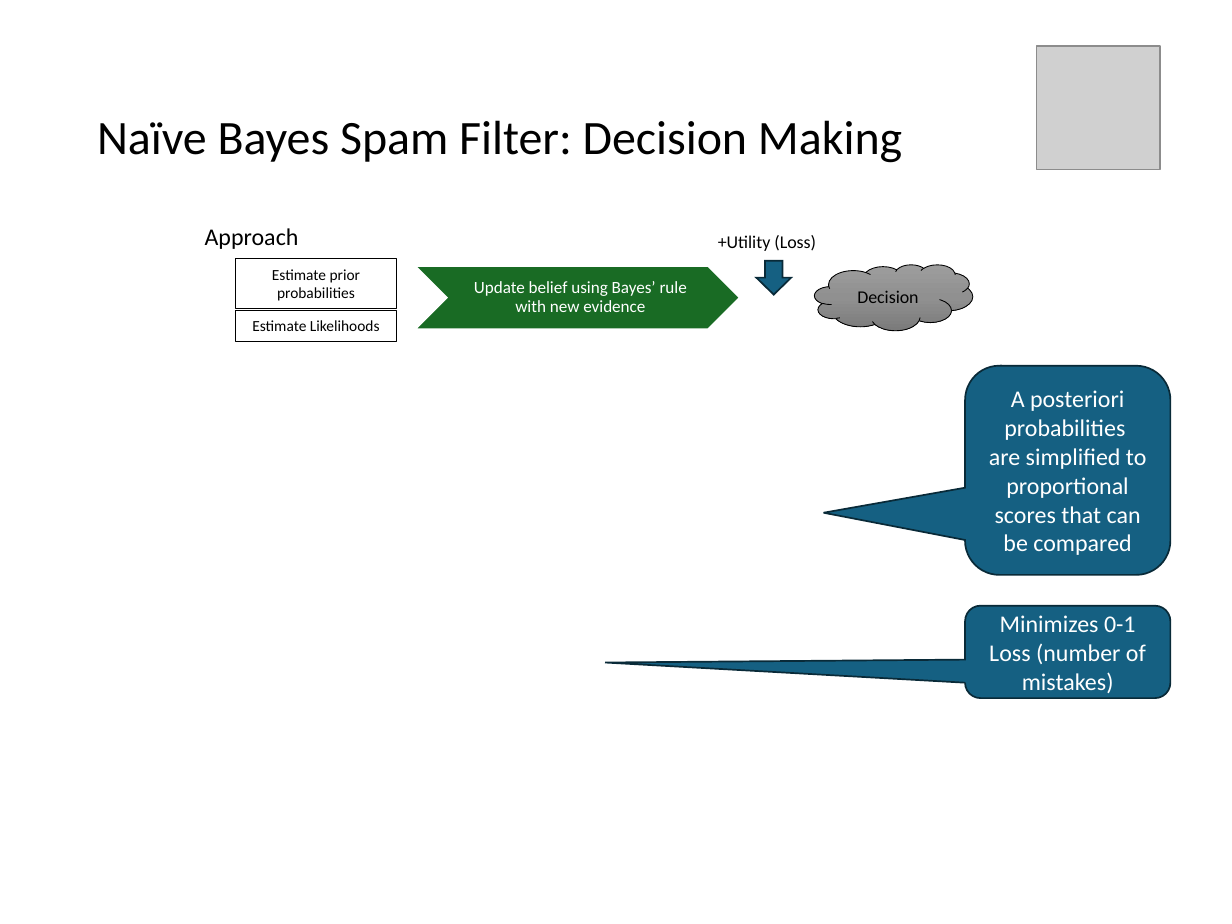
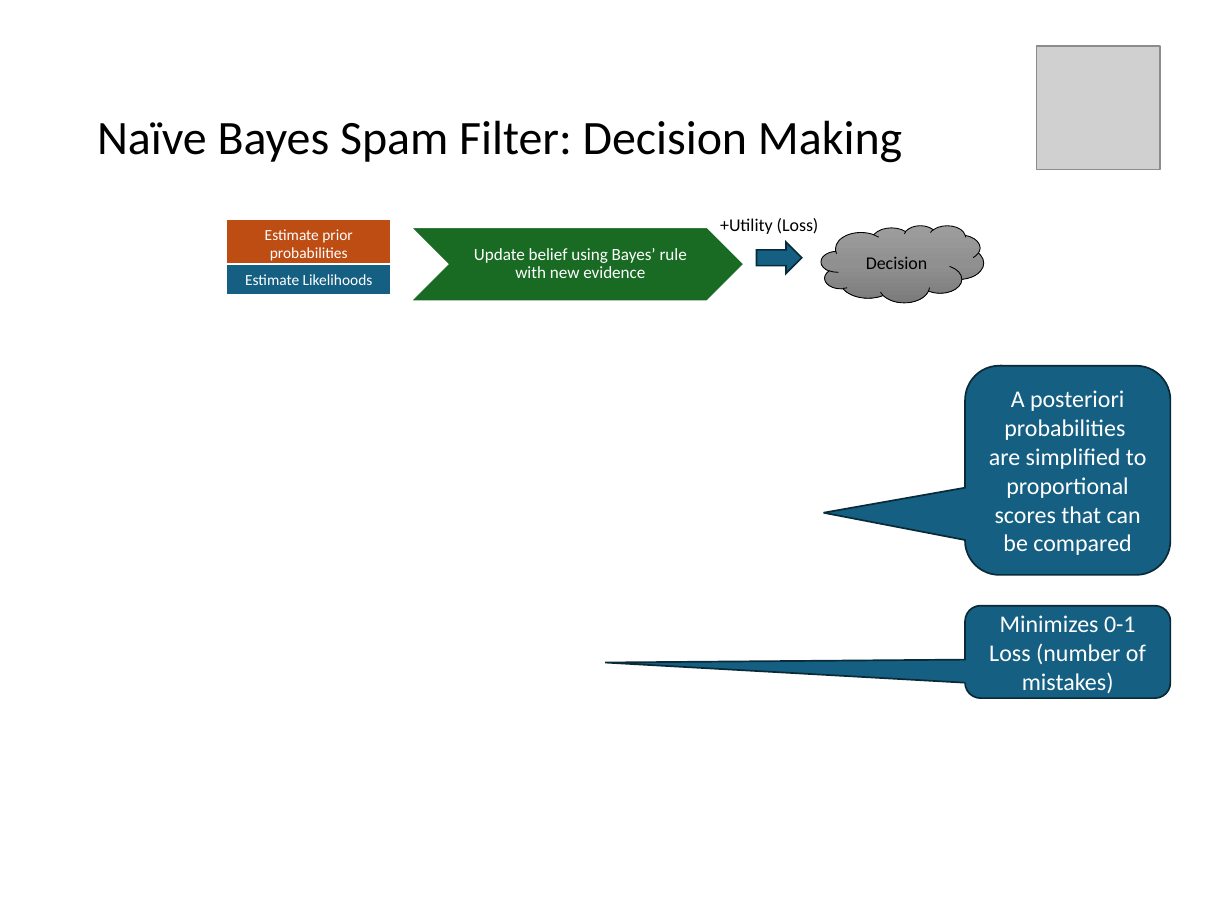
Before and after one commit to mhahsler/CS7320-AI, a slide deck: slide 34 of slides/12_uncertainty.pptx. Drawn at 1232x924 pixels with LibreOffice and Linux fonts; fonts in the diff are those of the drawing; grey boxes stand for pictures. Boxes give left, top, right and bottom in pixels: in the first picture for what was removed or moved away, otherwise in the second. Text is boxed around its words. In the diff, an @@ line names an element or a change of style, - is before the commit and + after.

```diff
--- a/slides/12_uncertainty.pptx
+++ b/slides/12_uncertainty.pptx
@@ text "+Utility (Loss)": place and size @@
-text "+Utility (Loss)" at box(718, 235, 816, 251)
+text "+Utility (Loss)" at box(720, 218, 819, 234)
@@ text removed at box(205, 228, 299, 249) @@
-Approach
@@ rectangle "Estimate prior probabilities": place and size @@
-rectangle "Estimate prior probabilities" at box(235, 259, 397, 308)
+rectangle "Estimate prior probabilities" at box(225, 219, 392, 269)
@@ rectangle "Estimate prior probabilities" at box(225, 219, 392, 269): text colour #000000 to #FFFFFF; fill none to #BE4D14; outline #000000 0.75 pt to #FFFFFF 1.5 pt @@
@@ chevron: place and size @@
-chevron at box(415, 266, 740, 329)
+chevron at box(410, 227, 744, 301)
@@ text "Update belief using Bayes’ rule ...": place and size @@
-text "Update belief using Bayes’ rule ..." at box(474, 281, 687, 312)
+text "Update belief using Bayes’ rule ..." at box(474, 248, 687, 278)
@@ cloud "Decision": place and size @@
-cloud "Decision" at box(814, 265, 972, 331)
+cloud "Decision" at box(821, 225, 983, 303)
@@ rectangle "Estimate Likelihoods": place and size @@
-rectangle "Estimate Likelihoods" at box(235, 310, 397, 341)
+rectangle "Estimate Likelihoods" at box(225, 264, 392, 294)
@@ rectangle "Estimate Likelihoods" at box(225, 264, 392, 294): text colour #000000 to #FFFFFF; fill none to #156082; outline #000000 0.75 pt to #FFFFFF 1.5 pt @@
@@ down arrow at box(757, 242, 803, 274): rotation 0 to 270 degrees @@
```
Also in this commit, not shown: 6 other slides changed, 1 other file.
